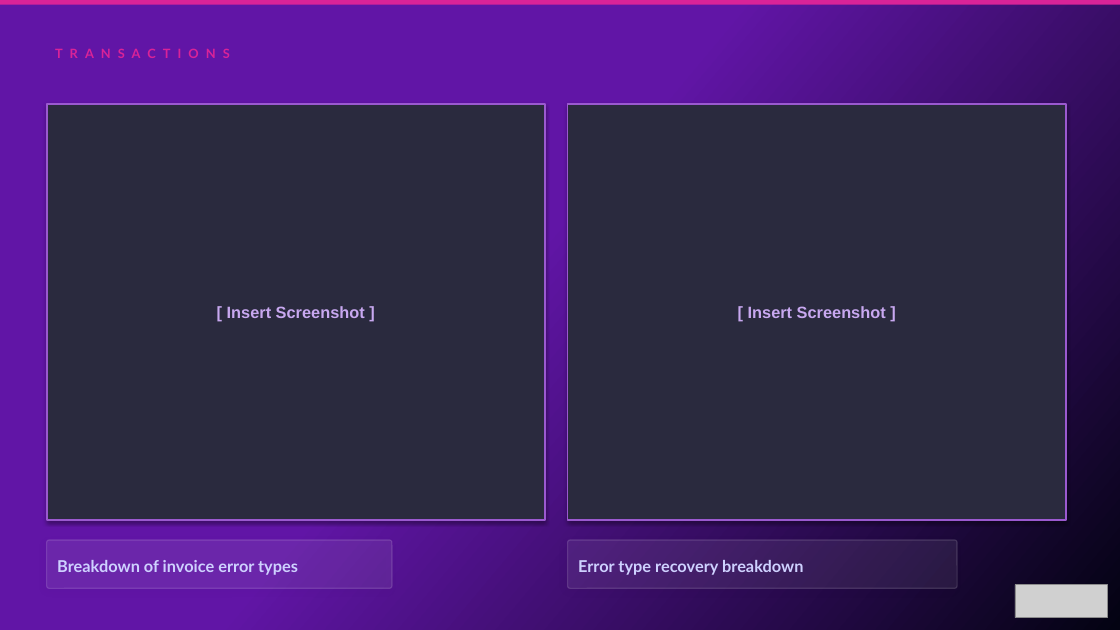
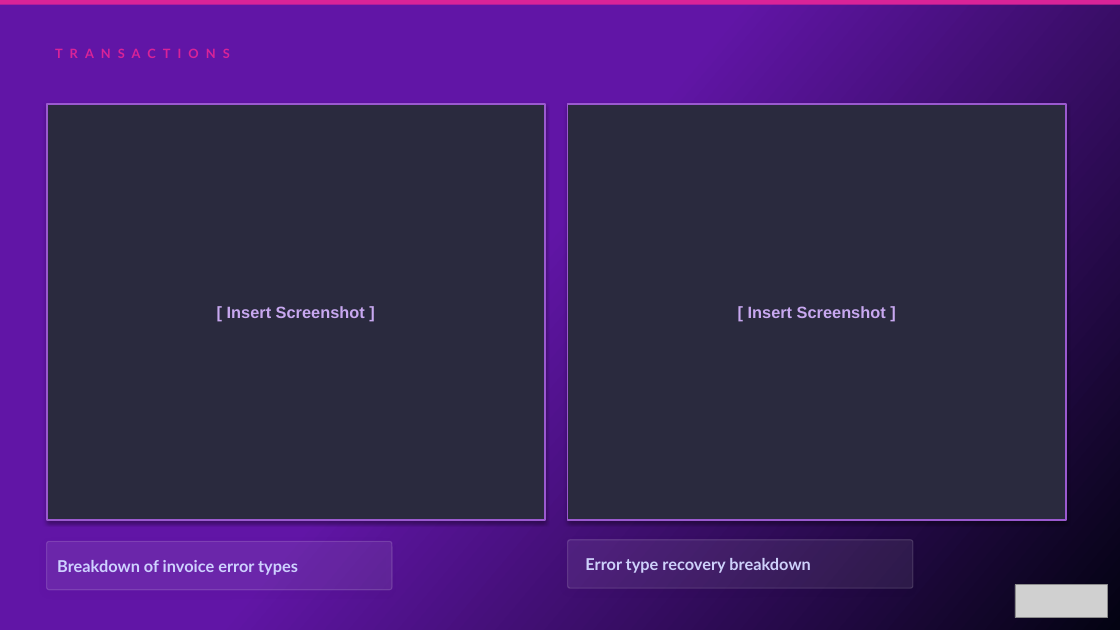
Before and after one commit to oresanniowo-beep/EBR-Gen-v2, a slide deck: slide 20 of EBR_Template.pptx (slide 17 before the commit). Drawn at 1120x630 pixels with LibreOffice and Linux fonts; fonts in the diff are those of the drawing; grey boxes stand for pictures. Boxes give left, top, right and bottom in pixels: in the first picture for what was removed or moved away, otherwise in the second. Text is boxed around its words. In the diff, an @@ line names an element or a change of style, - is before the commit and + after.

```diff
--- a/EBR_Template.pptx
+++ b/EBR_Template.pptx
@@ rounded rectangle: place and size @@
-rounded rectangle at [568, 540, 958, 589]
+rounded rectangle at [568, 540, 913, 589]
@@ text "Error type recovery breakdown": place and size @@
-text "Error type recovery breakdown" at [578, 560, 803, 575]
+text "Error type recovery breakdown" at [585, 558, 810, 573]
```
Also in this commit, not shown: 11 other slides changed, 1 slide added, 1 slide removed.
